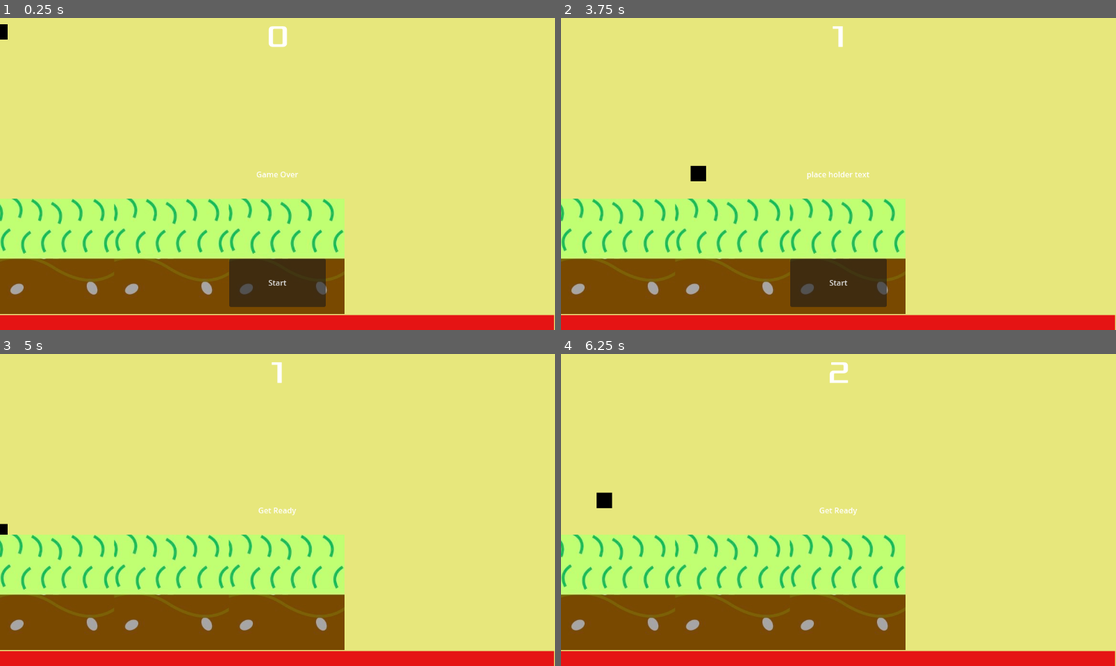
Above: before the commit, frames 1-4 (two rows, left to right).
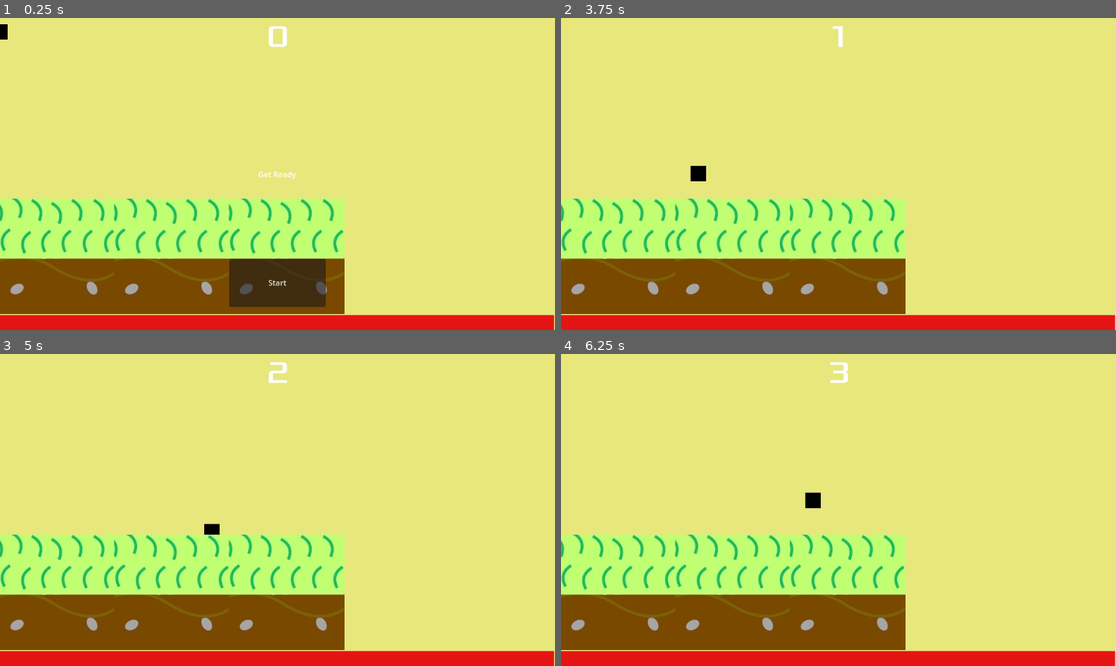
Above: after the commit, the same moments.

Repository: TitledGames/Microwave-Man
Game: Godot game, scene res://main.tscn
The game is run twice, just before and just after one commit, with the same random seed, the same clock (stepped at 60 frames per second) and the same inputs.
Inputs (mouse positions are in pixels of both pictures, inside the frame that each line leads up to):
- Up to frame 1 (0.25 s): no input
- Up to frame 2 (3.75 s): click "Start" at 0.5 s; hold Right (move_right) 1.28-2.78 s; tap Space (jump) at 1.35, 1.52, 1.82, 2.1, 2.27, 2.57, 2.85, 3.6 s; hold Left (move_left) 2.78-3.53 s; hold Right (move_right) from 3.53 s (still down)
- Up to frame 3 (5 s): tap Space (jump) at 3.77, 4.07 s; release Right (move_right) at 4.25 s; click (277, 619) at 4.25 s, where only the run before the commit has a clickable "Start"
- Up to frame 4 (6.25 s): hold Right (move_right) 5.03-5.78 s; tap Space (jump) at 5.1, 5.27, 5.57, 5.85, 6.02 s; hold Left (move_left) from 5.78 s (still down)

The runs differ from the first frame. In frame 1, less than 0.1% of the frame differs, in the area x 46-54%, y 49-52%; in frame 2, 2.8%, in the area x 41-59%, y 49-93%; in frame 3, 0.4%; in frame 4, 0.4%.

Commit message:
remove old player

Diff:
--- a/main.gd
+++ b/main.gd
@@ -22,7 +22,7 @@
 
 func new_game():
 	score = 0
-	$Player2.start($StartPosition.position)
+	$Player.start($StartPosition.position)
 	$StartTimer.start()
 	$HUD.update_score(score)
 	$HUD.show_message("Get Ready")
--- a/main.tscn
+++ b/main.tscn
@@ -1,10 +1,9 @@
-[gd_scene load_steps=9 format=3 uid="uid://bdfo2ktxggpi6"]
+[gd_scene load_steps=8 format=3 uid="uid://bdfo2ktxggpi6"]
 
 [ext_resource type="Script" uid="uid://d37db3lg3je53" path="res://main.gd" id="1_0xm2m"]
-[ext_resource type="PackedScene" uid="uid://bxhr71yb8loxs" path="res://player.tscn" id="1_ig7tw"]
+[ext_resource type="PackedScene" uid="uid://bkc7x625ufmje" path="res://player.tscn" id="1_ig7tw"]
 [ext_resource type="PackedScene" uid="uid://cmimipimkb5ua" path="res://mob.tscn" id="2_h2yge"]
 [ext_resource type="PackedScene" uid="uid://dqrnqy70uj08i" path="res://hud.tscn" id="4_1bvp3"]
-[ext_resource type="PackedScene" path="res://player_2.tscn" id="5_lquwl"]
 [ext_resource type="PackedScene" path="res://ground.tscn" id="6_7mycd"]
 [ext_resource type="PackedScene" uid="uid://c0s6k3qcbdy3j" path="res://node_2d.tscn" id="7_272bh"]
 
@@ -48,13 +47,10 @@
 
 [node name="HUD" parent="." instance=ExtResource("4_1bvp3")]
 
-[node name="Player2" parent="." instance=ExtResource("5_lquwl")]
-
 [node name="Ground" parent="." instance=ExtResource("6_7mycd")]
 
 [node name="Node2D" parent="." instance=ExtResource("7_272bh")]
 
-[connection signal="hit" from="Player" to="." method="game_over"]
 [connection signal="timeout" from="MobTimer" to="." method="_on_mob_timer_timeout"]
 [connection signal="timeout" from="ScoreTimer" to="." method="_on_score_timer_timeout"]
 [connection signal="timeout" from="StartTimer" to="." method="_on_start_timer_timeout"]
--- a/player.gd
+++ b/player.gd
@@ -1,56 +1,28 @@
-extends Area2D
-
-signal hit
-
-@export var speed = 400 # player speed
-var screen_size # windows size
-
-# Called when the node enters the scene tree for the first time.
-func _ready() -> void:
-
-	screen_size = get_viewport_rect().size
-
-	hide()
-
-	pass # function body.
+extends CharacterBody2D
 
 
-# Called every frame. 'delta' is the elapsed time since the previous frame.
-func _process(delta: float) -> void:
-
-	var velocity = Vector2.ZERO
-
-	if Input.is_action_pressed("move_right"):
-		velocity.x += 1
-	if Input.is_action_pressed("move_left"):
-		velocity.x -= 1
-	if Input.is_action_pressed("move_down"):
-		velocity.y += 1
-	if Input.is_action_pressed("move_up"):
-		velocity.y -= 1
-
-	if velocity.length() > 0:
-		velocity = velocity.normalized() * speed
-		$AnimatedSprite2D.play()
-	else:
-		$AnimatedSprite2D.stop()
+const SPEED = 300.0
+const JUMP_VELOCITY = -400.0
 
 
+func _physics_process(delta: float) -> void:
+	# Add the gravity.
+	if not is_on_floor():
+		velocity += get_gravity() * delta
 
-	position += velocity * delta
-	position = position.clamp(Vector2.ZERO, screen_size)
+	# Handle jump.
+	if Input.is_action_just_pressed("jump") and is_on_floor():
+		velocity.y = JUMP_VELOCITY
 
-	pass
+	# Get the input direction and handle the movement/deceleration.
+	# As good practice, you should replace UI actions with custom gameplay actions.
+	var direction := Input.get_axis("move_left", "move_right")
+	if direction:
+		velocity.x = direction * SPEED
+	else:
+		velocity.x = move_toward(velocity.x, 0, SPEED)
 
-
-func _on_body_entered(body: Node2D) -> void:
-
-	hide() # Player is hidden
-	hit.emit()
-
-	$PlayerHitbox.set_deferred("disabled", true)
-
-	pass # Replace with function body.
+	move_and_slide()
 
 func start(pos):
 	position = pos
--- a/player.tscn
+++ b/player.tscn
@@ -1,30 +1,18 @@
-[gd_scene load_steps=5 format=3 uid="uid://bxhr71yb8loxs"]
+[gd_scene load_steps=4 format=3 uid="uid://bkc7x625ufmje"]
 
-[ext_resource type="Script" uid="uid://bksq8rxk02koi" path="res://player.gd" id="1_4flbx"]
-[ext_resource type="Texture2D" uid="uid://hcg7eaqk7vj2" path="res://assets/player.png" id="2_onrkg"]
+[ext_resource type="Script" uid="uid://b8t1ohm482x12" path="res://player.gd" id="1_wkcja"]
+[ext_resource type="Texture2D" uid="uid://hcg7eaqk7vj2" path="res://assets/player.png" id="2_8xjnt"]
 
-[sub_resource type="SpriteFrames" id="SpriteFrames_i3pqv"]
-animations = [{
-"frames": [{
-"duration": 1.0,
-"texture": ExtResource("2_onrkg")
-}],
-"loop": true,
-"name": &"default",
-"speed": 5.0
-}]
+[sub_resource type="RectangleShape2D" id="RectangleShape2D_wkcja"]
+size = Vector2(32, 30)
 
-[sub_resource type="RectangleShape2D" id="RectangleShape2D_hqtel"]
-size = Vector2(32, 32)
-
-[node name="Player" type="Area2D"]
-script = ExtResource("1_4flbx")
-metadata/_edit_group_ = true
-
-[node name="AnimatedSprite2D" type="AnimatedSprite2D" parent="."]
-sprite_frames = SubResource("SpriteFrames_i3pqv")
+[node name="Player" type="CharacterBody2D"]
+slide_on_ceiling = false
+floor_constant_speed = true
+script = ExtResource("1_wkcja")
 
 [node name="PlayerHitbox" type="CollisionShape2D" parent="."]
-shape = SubResource("RectangleShape2D_hqtel")
+shape = SubResource("RectangleShape2D_wkcja")
 
-[connection signal="body_entered" from="." to="." method="_on_body_entered"]
+[node name="Sprite2D" type="Sprite2D" parent="."]
+texture = ExtResource("2_8xjnt")
--- a/player_2.gd
+++ /dev/null
@@ -1,30 +0,0 @@
-extends CharacterBody2D
-
-
-const SPEED = 300.0
-const JUMP_VELOCITY = -400.0
-
-
-func _physics_process(delta: float) -> void:
-	# Add the gravity.
-	if not is_on_floor():
-		velocity += get_gravity() * delta
-
-	# Handle jump.
-	if Input.is_action_just_pressed("jump") and is_on_floor():
-		velocity.y = JUMP_VELOCITY
-
-	# Get the input direction and handle the movement/deceleration.
-	# As good practice, you should replace UI actions with custom gameplay actions.
-	var direction := Input.get_axis("move_left", "move_right")
-	if direction:
-		velocity.x = direction * SPEED
-	else:
-		velocity.x = move_toward(velocity.x, 0, SPEED)
-
-	move_and_slide()
-
-func start(pos):
-	position = pos
-	show()
-	$PlayerHitbox.disabled = false
--- a/player_2.tscn
+++ /dev/null
@@ -1,18 +0,0 @@
-[gd_scene load_steps=4 format=3 uid="uid://bkc7x625ufmje"]
-
-[ext_resource type="Script" uid="uid://b8t1ohm482x12" path="res://player_2.gd" id="1_wkcja"]
-[ext_resource type="Texture2D" uid="uid://hcg7eaqk7vj2" path="res://assets/player.png" id="2_8xjnt"]
-
-[sub_resource type="RectangleShape2D" id="RectangleShape2D_wkcja"]
-size = Vector2(32, 30)
-
-[node name="Player2" type="CharacterBody2D"]
-slide_on_ceiling = false
-floor_constant_speed = true
-script = ExtResource("1_wkcja")
-
-[node name="PlayerHitbox" type="CollisionShape2D" parent="."]
-shape = SubResource("RectangleShape2D_wkcja")
-
-[node name="Sprite2D" type="Sprite2D" parent="."]
-texture = ExtResource("2_8xjnt")
Not shown, changed: player.gd.uid
Not shown, removed: player_2.gd.uid
